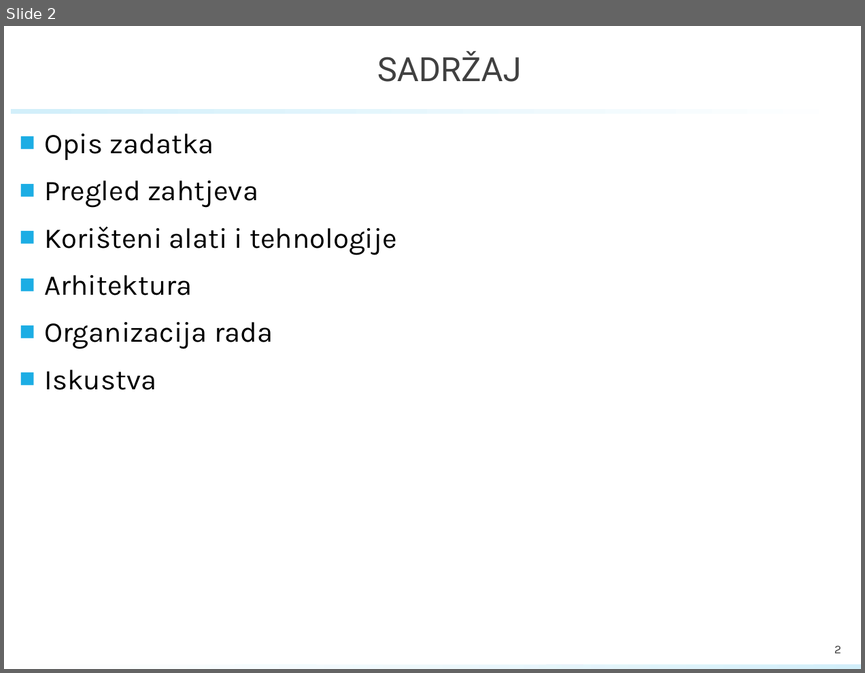
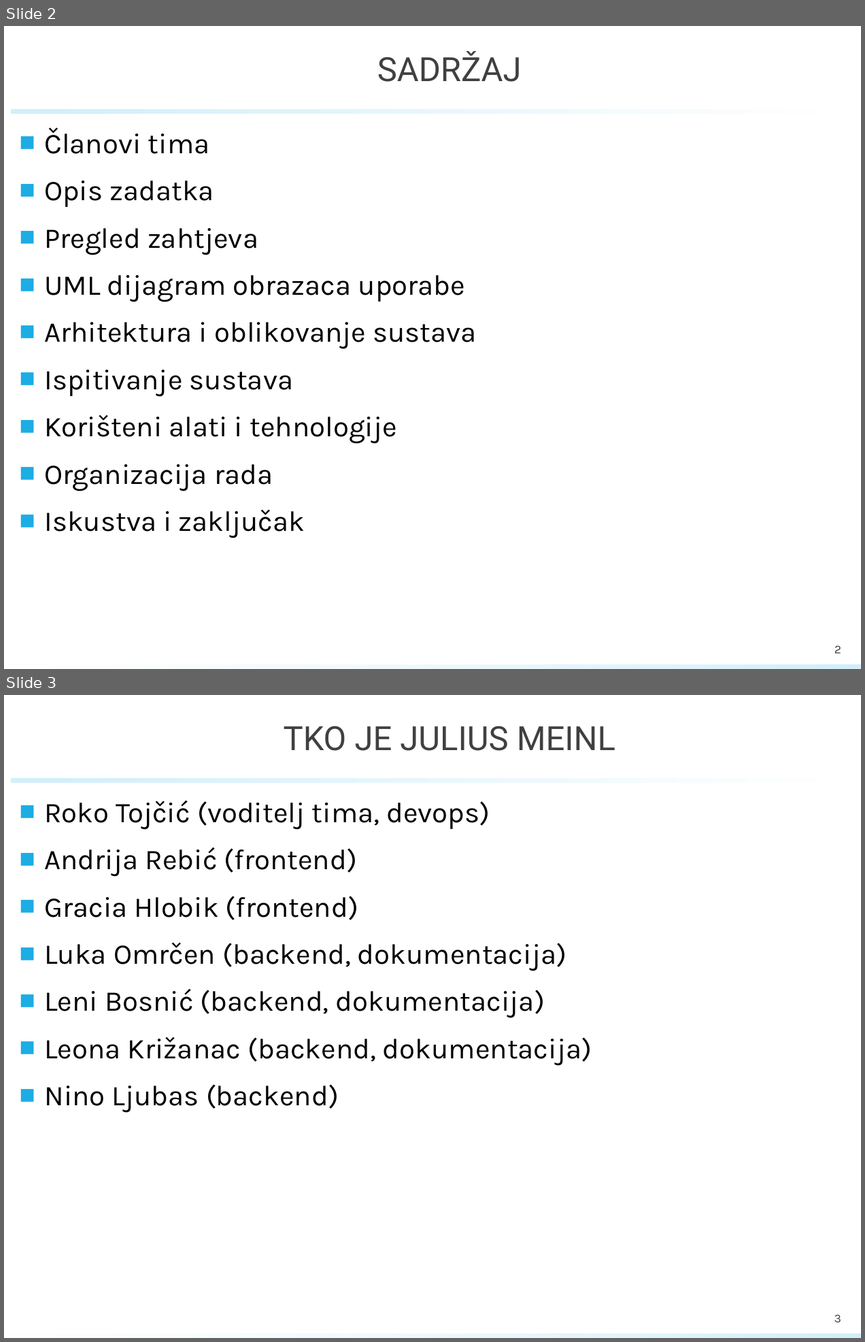
Before and after one commit to rokoKnin/ProgiG03.3_JuliusMeinl, a slide deck: documentation/PROINZ_TG03.3_Bluedilla.pptx. Shown one above the other, each under a label of ours: slide 2 before the commit, slides 2 and 3 after it. The pictures are 865x673 and 865x1342 pixels, drawn with LibreOffice and Linux fonts; fonts in the diff are those of the drawing; background and template pictures are left out. Boxes give left, top, right and bottom in pixels: in the first picture for what was removed or moved away, otherwise in the second. Text is boxed around its words. In the diff, an @@ line names an element or a change of style, - is before the commit and + after.

```diff
--- a/documentation/PROINZ_TG03.3_Bluedilla.pptx
+++ b/documentation/PROINZ_TG03.3_Bluedilla.pptx
@@ slide 3 added at <box>4,695,861,1338</box>, background #FFFFFF; not listed: 2 template elements that a slide beside it also shows @@
@@ title added at <box>283,726,615,751</box>, 28 pt, text #404040 @@
+TKO JE JULIUS MEINL
@@ text added at <box>44,800,592,1113</box>, 24 pt, text #000000 @@
+■ Roko Tojčić (voditelj tima, devops)
+■ Andrija Rebić (frontend)
+■ Gracia Hlobik (frontend)
+■ Luka Omrčen (backend, dokumentacija)
+■ Leni Bosnić (backend, dokumentacija)
+■ Leona Križanac (backend, dokumentacija)
+■ Nino Ljubas (backend)
@@ page number added at <box>834,1314,841,1322</box>, 10 pt, text #404040 @@
+3
@@ slide 2 changed as well @@
@@ text at <box>44,127,210,154</box>: paragraph added @@
+■ Članovi tima
@@ text at <box>44,275,477,397</box>: paragraphs added @@
+■ UML dijagram obrazaca uporabe
+■ Arhitektura i oblikovanje sustava
+■ Ispitivanje sustava
@@ text at <box>44,275,192,295</box>: paragraph removed @@
-■ Arhitektura
@@ text at <box>44,509,305,538</box>: text changed @@
-■ Iskustva
+■ Iskustva i zaključak
```
Also in this commit, not shown: 6 other slides changed, 9 other slides added, 7 slides removed, 2 other files.
